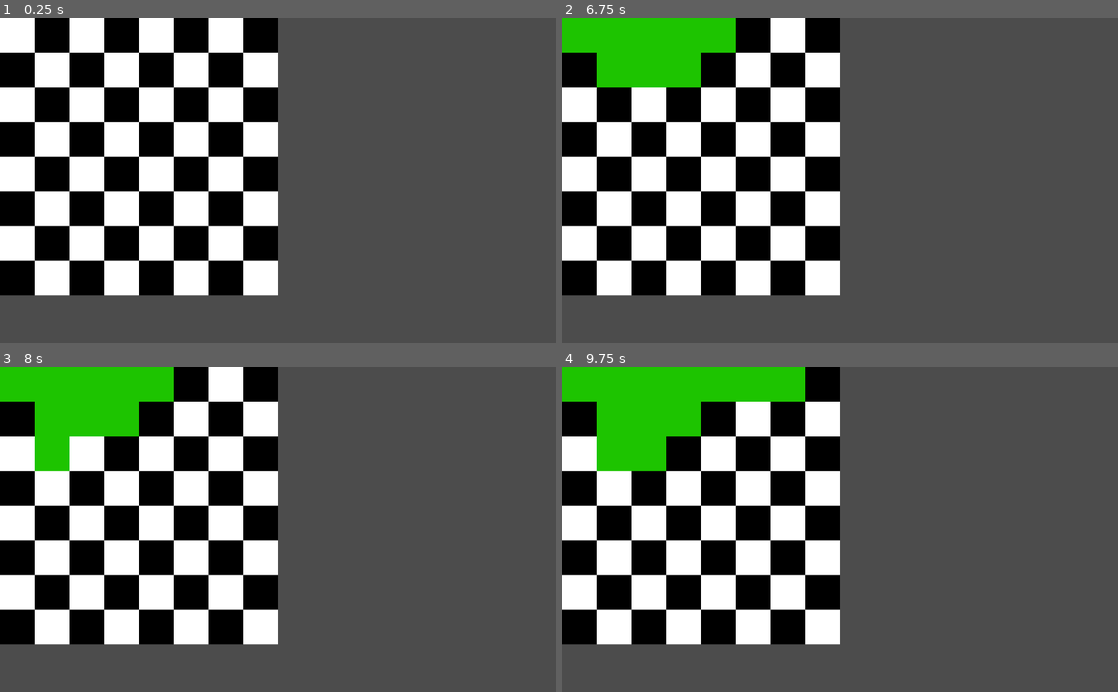
Above: before the commit, frames 1-4 (two rows, left to right).
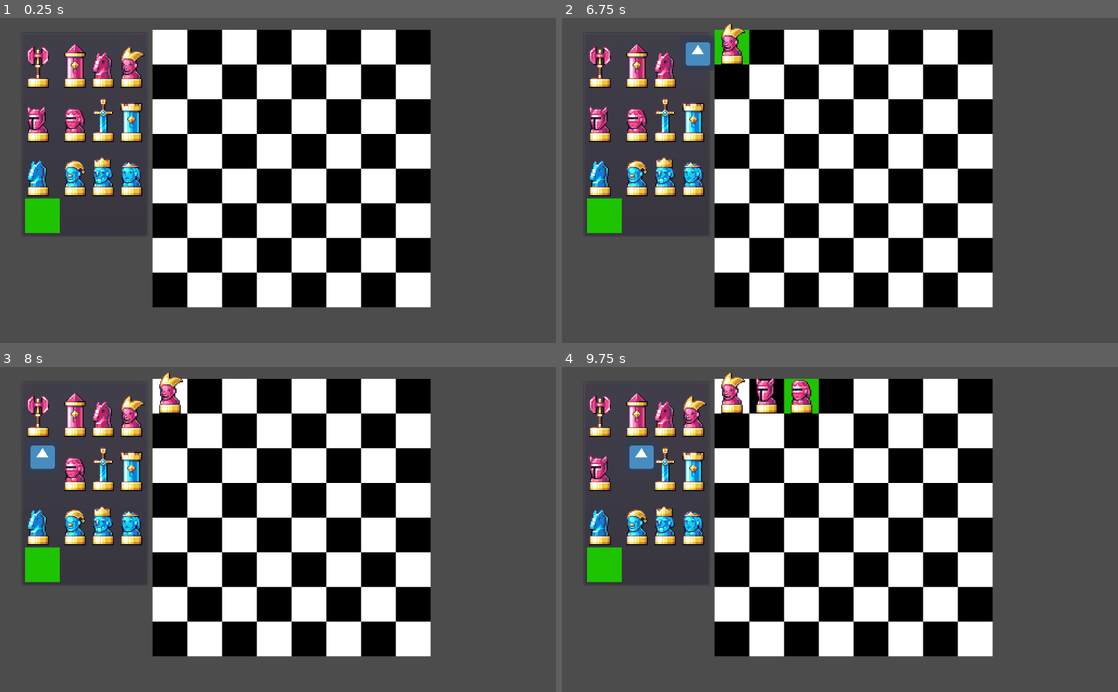
Above: after the commit, the same moments.

Repository: cis3296f22/ExcessChess
Game: Godot game, scene res://crafting_menu/CraftingMenu.tscn
Same seed, same stepped clock (60 frames per second), same inputs: the game is played once before the commit and once after it. Before the commit the project starts from res://crafting_menu/PiecePainter.tscn. The engine's default icon, where the game draws it, is replaced by a stand-in: a white triangle on a blue panel in a dark square.
Inputs (mouse positions are in pixels of both pictures, inside the frame that each line leads up to; where the layout moved, square brackets give the same spot in the first picture):
- Up to frame 1 (0.25 s): no input
- Up to frame 2 (6.75 s): click (734, 47) [578, 34] at 0.5 s; click (606, 63) at 1.27 s; click (612, 34) at 2.02 s; click (634, 63) at 2.77 s; click (650, 34) at 3.52 s; click (667, 63) at 4.27 s; click (684, 34) at 5.02 s; click (695, 63) at 5.77 s; click (717, 34) at 6.52 s
- Up to frame 3 (8 s): click (44, 464) at 7.27 s
- Up to frame 4 (9.75 s): click (751, 383) at 8.02 s; click (634, 464) at 8.77 s; click (789, 383) at 9.52 s

The runs differ from the first frame. In frame 1, 57% of the frame differs, in the area x 0-78%, y 0-90%; in frame 2, 57%; in frame 3, 57%; in frame 4, 58%.

Commit message:
Added a piece selection, and linked it to the board. The board can generate a string representation (for the currently existing pieces). Still needs some refactoring to reduce coupling.

Diff:
--- /dev/null
+++ b/code/crafting_menu/AvaliblePieces.tscn
@@ -0,0 +1,154 @@
+[gd_scene load_steps=17 format=2]
+
+[ext_resource path="res://assets/pieces/black_pawn.png" type="Texture" id=1]
+[ext_resource path="res://assets/pieces/white_queen.png" type="Texture" id=2]
+[ext_resource path="res://icon.png" type="Texture" id=3]
+[ext_resource path="res://assets/pieces/black_rook.png" type="Texture" id=4]
+[ext_resource path="res://assets/pieces/white_bishop.png" type="Texture" id=5]
+[ext_resource path="res://assets/pieces/white_pawn.png" type="Texture" id=6]
+[ext_resource path="res://assets/pieces/white_rook.png" type="Texture" id=7]
+[ext_resource path="res://assets/pieces/black_bishop.png" type="Texture" id=8]
+[ext_resource path="res://assets/pieces/white_king.png" type="Texture" id=9]
+[ext_resource path="res://assets/pieces/black_knight.png" type="Texture" id=10]
+[ext_resource path="res://assets/pieces/black_king.png" type="Texture" id=11]
+[ext_resource path="res://assets/pieces/black_queen.png" type="Texture" id=12]
+[ext_resource path="res://assets/pieces/white_knight.png" type="Texture" id=13]
+[ext_resource path="res://assets/board/green_square.png" type="Texture" id=14]
+
+[sub_resource type="Theme" id=1]
+
+[sub_resource type="ButtonGroup" id=2]
+
+[node name="AvaliblePieces" type="PanelContainer"]
+margin_right = 14.0
+margin_bottom = 14.0
+theme = SubResource( 1 )
+
+[node name="GridContainer" type="GridContainer" parent="."]
+margin_left = 7.0
+margin_top = 7.0
+margin_right = 227.0
+margin_bottom = 371.0
+columns = 4
+
+[node name="Black_Pawn" type="TextureButton" parent="GridContainer"]
+margin_right = 64.0
+margin_bottom = 96.0
+toggle_mode = true
+group = SubResource( 2 )
+texture_normal = ExtResource( 1 )
+texture_pressed = ExtResource( 3 )
+
+[node name="Black_Rook" type="TextureButton" parent="GridContainer"]
+margin_left = 68.0
+margin_right = 116.0
+margin_bottom = 96.0
+toggle_mode = true
+group = SubResource( 2 )
+texture_normal = ExtResource( 4 )
+texture_pressed = ExtResource( 3 )
+
+[node name="Black_Knight" type="TextureButton" parent="GridContainer"]
+margin_left = 120.0
+margin_right = 168.0
+margin_bottom = 96.0
+toggle_mode = true
+group = SubResource( 2 )
+texture_normal = ExtResource( 10 )
+texture_pressed = ExtResource( 3 )
+
+[node name="Black_Bishop" type="TextureButton" parent="GridContainer"]
+margin_left = 172.0
+margin_right = 220.0
+margin_bottom = 96.0
+toggle_mode = true
+group = SubResource( 2 )
+texture_normal = ExtResource( 8 )
+texture_pressed = ExtResource( 3 )
+
+[node name="Black_King" type="TextureButton" parent="GridContainer"]
+margin_top = 100.0
+margin_right = 64.0
+margin_bottom = 196.0
+toggle_mode = true
+group = SubResource( 2 )
+texture_normal = ExtResource( 11 )
+texture_pressed = ExtResource( 3 )
+
+[node name="Black_Queen" type="TextureButton" parent="GridContainer"]
+margin_left = 68.0
+margin_top = 100.0
+margin_right = 116.0
+margin_bottom = 196.0
+toggle_mode = true
+group = SubResource( 2 )
+texture_normal = ExtResource( 12 )
+texture_pressed = ExtResource( 3 )
+
+[node name="White_Pawn" type="TextureButton" parent="GridContainer"]
+margin_left = 120.0
+margin_top = 100.0
+margin_right = 168.0
+margin_bottom = 196.0
+toggle_mode = true
+group = SubResource( 2 )
+texture_normal = ExtResource( 6 )
+texture_pressed = ExtResource( 3 )
+
+[node name="White_Rook" type="TextureButton" parent="GridContainer"]
+margin_left = 172.0
+margin_top = 100.0
+margin_right = 220.0
+margin_bottom = 196.0
+toggle_mode = true
+group = SubResource( 2 )
+texture_normal = ExtResource( 7 )
+texture_pressed = ExtResource( 3 )
+
+[node name="White_Knight" type="TextureButton" parent="GridContainer"]
+margin_top = 200.0
+margin_right = 64.0
+margin_bottom = 296.0
+toggle_mode = true
+group = SubResource( 2 )
+texture_normal = ExtResource( 13 )
+texture_pressed = ExtResource( 3 )
+
+[node name="White_Bishop" type="TextureButton" parent="GridContainer"]
+margin_left = 68.0
+margin_top = 200.0
+margin_right = 116.0
+margin_bottom = 296.0
+toggle_mode = true
+group = SubResource( 2 )
+texture_normal = ExtResource( 5 )
+texture_pressed = ExtResource( 3 )
+
+[node name="White_King" type="TextureButton" parent="GridContainer"]
+margin_left = 120.0
+margin_top = 200.0
+margin_right = 168.0
+margin_bottom = 296.0
+toggle_mode = true
+group = SubResource( 2 )
+texture_normal = ExtResource( 9 )
+texture_pressed = ExtResource( 3 )
+
+[node name="White_Queen" type="TextureButton" parent="GridContainer"]
+margin_left = 172.0
+margin_top = 200.0
+margin_right = 220.0
+margin_bottom = 296.0
+toggle_mode = true
+group = SubResource( 2 )
+texture_normal = ExtResource( 2 )
+texture_pressed = ExtResource( 3 )
+
+[node name="Empty" type="TextureButton" parent="GridContainer"]
+margin_top = 300.0
+margin_right = 64.0
+margin_bottom = 364.0
+toggle_mode = true
+group = SubResource( 2 )
+texture_normal = ExtResource( 14 )
+texture_pressed = ExtResource( 3 )
--- /dev/null
+++ b/code/crafting_menu/CraftingMenu.gd
@@ -0,0 +1,34 @@
+extends Control
+
+
+# Declare member variables here. Examples:
+# var a = 2
+# var b = "text"
+
+
+# Called when the node enters the scene tree for the first time.
+func _ready():
+	var group = $AvaliblePieces/GridContainer/Black_Pawn.get_button_group()
+	group.connect("pressed",self,"piece_selected")
+
+	$PiecePlacer/SquareSelector.connect("tile_clicked",self,"tile_placed")
+#	/Black_Bishop.get_groups()[0].connect("pressed",self,"piece_selected")
+
+var selected_texture = null
+func piece_selected(button):
+	print(button, "Was selected")
+	selected_texture = button.texture_normal #Save the selection's texture
+#	$PiecePlacer/PieceDrawer.show_child(11, tex)
+
+# Called every frame. 'delta' is the elapsed time since the previous frame.
+#func _process(delta):
+#	pass
+func tile_placed(tile):
+	print("Tile ", tile, " selected")
+	$PiecePlacer/PieceDrawer.show_child(tile, selected_texture)
+	save_board()
+
+
+func save_board():
+	$PiecePlacer/PieceDrawer.as_string()
+#	pass #Will call to_string on piecedrawer and put it in a file
--- /dev/null
+++ b/code/crafting_menu/CraftingMenu.tscn
@@ -0,0 +1,22 @@
+[gd_scene load_steps=4 format=2]
+
+[ext_resource path="res://crafting_menu/AvaliblePieces.tscn" type="PackedScene" id=1]
+[ext_resource path="res://crafting_menu/PiecePlacer.tscn" type="PackedScene" id=2]
+[ext_resource path="res://crafting_menu/CraftingMenu.gd" type="Script" id=3]
+
+[node name="CraftingMenu" type="Control"]
+anchor_right = 1.0
+anchor_bottom = 1.0
+script = ExtResource( 3 )
+
+[node name="AvaliblePieces" parent="." instance=ExtResource( 1 )]
+margin_left = 39.0
+margin_top = 26.0
+margin_right = 257.0
+margin_bottom = 336.0
+
+[node name="PiecePlacer" parent="." instance=ExtResource( 2 )]
+margin_left = 281.0
+margin_top = 22.0
+margin_right = 281.0
+margin_bottom = 22.0
--- a/code/crafting_menu/PieceDrawer.gd
+++ b/code/crafting_menu/PieceDrawer.gd
@@ -1,5 +1,5 @@
 tool
-extends GridContainer
+extends Container
 
 
 export var DEFUALT_WIDTH = 8
@@ -7,11 +7,18 @@
 var contents = [] #.resize(DEFUALT_WIDTH*DEFUALT_HEIGHT)
 
 var green_square = preload("res://assets/board/green_square.png")
+var pawn = preload("res://assets/pieces/white_pawn.png")
 
 # Called when the node enters the scene tree for the first time.
 func _ready():
+#	print(pawn.get_height())
+	var tile_size = Vector2(green_square.get_width(), green_square.get_height())
+	var piece_size = Vector2(pawn.get_width(),pawn.get_height())
+	#The ammount of space to include on each size of the piece, to center it in a square
+	var piece_size_side_gap = (tile_size.x - piece_size.x)/2 #NOTE: This will likely cause issues if the gap is odd
+	#The hight to shift the piece up to make the bottom flush with the bottom of the square (instead of tops flush)
+	var height_shift = (tile_size.y - piece_size.y)
 
-	set_columns(DEFUALT_WIDTH)
 
 	for _i in range(DEFUALT_HEIGHT):
 		for _j in range(DEFUALT_WIDTH):
@@ -23,12 +30,53 @@
 #			x.texture_hover = green_square
 			contents.append(x)
 			add_child(x)
+			x.rect_position = Vector2(tile_size.x *_j + piece_size_side_gap, tile_size.y*_i + height_shift)
 
-#			x.texture_pressed = black_square
-#			x.texture_hover = green_square
-
-func show_child(child:int):
+func show_child(child:int, tex):
+	contents[child].texture = tex
 	contents[child].set_modulate(Color(1,1,1,1))
 
 #func child_pressed(bound):
 #	print("Child ", bound, " Pressed!")
+
+func as_string():
+	var result = ""
+	result += String(DEFUALT_WIDTH)
+	result += " "
+	result += String(DEFUALT_HEIGHT)
+	result += " "
+#	print("Result: ",result)
+	for piece in get_children():
+		if piece.texture == null:
+			pass
+		else:
+			var tex = piece.texture.load_path
+			if("white_pawn" in tex):
+				result += "wp "
+			elif("white_rook" in tex):
+				result += "wr "
+			elif("white_knight" in tex):
+				result += "wk "
+			elif("white_bishop" in tex):
+				result += "wb "
+			elif("white_king" in tex):
+				result += "wk "
+			elif("white_queen" in tex):
+				result += "wq "
+		#Black pieces
+			elif("black_pawn" in tex):
+				result += "bp "
+			elif("black_rook" in tex):
+				result += "br "
+			elif("black_knight" in tex):
+				result += "bk "
+			elif("black_bishop" in tex):
+				result += "bb "
+			elif("black_king" in tex):
+				result += "bk "
+			elif("black_queen" in tex):
+				result += "bq "
+		#Blank / unknown
+			else:
+				result += "_ "
+	print("Result: ", result)
--- a/code/crafting_menu/PiecePainter.gd
+++ b/code/crafting_menu/PiecePainter.gd
@@ -3,15 +3,5 @@
 
 #Other stuff will likely go here eventually
 
-func _ready():
-
-	#Testing code for util functions
-#	var p = Util.point.new(3,1)
-#	print("Point: ", p.x, ", ", p.y)
-#
-#	var arr = Util.array2.new(3,2)
-#	print("at 0,0 ", arr.at(0,0))
-#	arr.put("Howdy", 2, 1)
-#	for i in arr.items:
-#		print(i)
-	pass # Replace with function body.
+#func _ready():
+#	pass # Replace with function body.
--- a/code/crafting_menu/PiecePainter.tscn
+++ b/code/crafting_menu/PiecePlacer.tscn
@@ -8,18 +8,13 @@
 script = ExtResource( 1 )
 
 [node name="SquareSelector" type="GridContainer" parent="."]
-margin_right = 40.0
-margin_bottom = 40.0
+margin_right = 512.0
+margin_bottom = 512.0
 custom_constants/vseparation = 0
 custom_constants/hseparation = 0
 columns = 8
 script = ExtResource( 3 )
 
-[node name="PieceDrawer" type="GridContainer" parent="."]
-margin_right = 40.0
-margin_bottom = 40.0
+[node name="PieceDrawer" type="Container" parent="."]
 mouse_filter = 2
-custom_constants/vseparation = 0
-custom_constants/hseparation = 0
-columns = 8
 script = ExtResource( 2 )
--- a/code/crafting_menu/SquareSelector.gd
+++ b/code/crafting_menu/SquareSelector.gd
@@ -1,10 +1,10 @@
 tool
 extends GridContainer
 
+signal tile_clicked(tile_id)
 
 export var DEFUALT_WIDTH = 8
 export var DEFUALT_HEIGHT = 8
-var contents = [].resize(DEFUALT_WIDTH*DEFUALT_HEIGHT)
 
 var white_square = preload("res://assets/board/white_square.png")
 var black_square = preload("res://assets/board/black_square.png")
@@ -12,7 +12,7 @@
 
 var ID_TextureButton = preload("res://crafting_menu/ID_TextureButton.tscn")
 
-# Called when the node enters the scene tree for the first time.
+
 func _ready():
 
 	set_columns(DEFUALT_WIDTH)
@@ -35,13 +35,12 @@
 					x.texture_normal = white_square
 			add_child(x)
 
-#			x.texture_pressed = black_square
-#			x.texture_hover = green_square
 
 
-func child_pressed(bound):
-	print("Child ", bound, " Pressed!")
-	$"../PieceDrawer".show_child(bound)
+func child_pressed(child_id):
+#	print("Child ", child_id, " Pressed!")
+	emit_signal("tile_clicked", child_id)
+#	$"../PieceDrawer".show_child(child_id, null)
 # Called every frame. 'delta' is the elapsed time since the previous frame.
 #func _process(delta):
 #	pass
--- a/code/project.godot
+++ b/code/project.godot
@@ -11,7 +11,7 @@
 [application]
 
 config/name="Code"
-run/main_scene="res://crafting_menu/PiecePainter.tscn"
+run/main_scene="res://crafting_menu/CraftingMenu.tscn"
 config/icon="res://icon.png"
 
 [autoload]
Binary file added: code/assets/pieces/black_bishop.png
Not shown, added: code/assets/pieces/black_bishop.png.import
Binary file added: code/assets/pieces/black_king.png
Not shown, added: code/assets/pieces/black_king.png.import
Binary file added: code/assets/pieces/black_knight.png
Not shown, added: code/assets/pieces/black_knight.png.import
Binary file added: code/assets/pieces/black_pawn.png
Not shown, added: code/assets/pieces/black_pawn.png.import
Binary file added: code/assets/pieces/black_queen.png
Not shown, added: code/assets/pieces/black_queen.png.import
Binary file added: code/assets/pieces/black_rook.png
Not shown, added: code/assets/pieces/black_rook.png.import
(and 12 more such lines)
